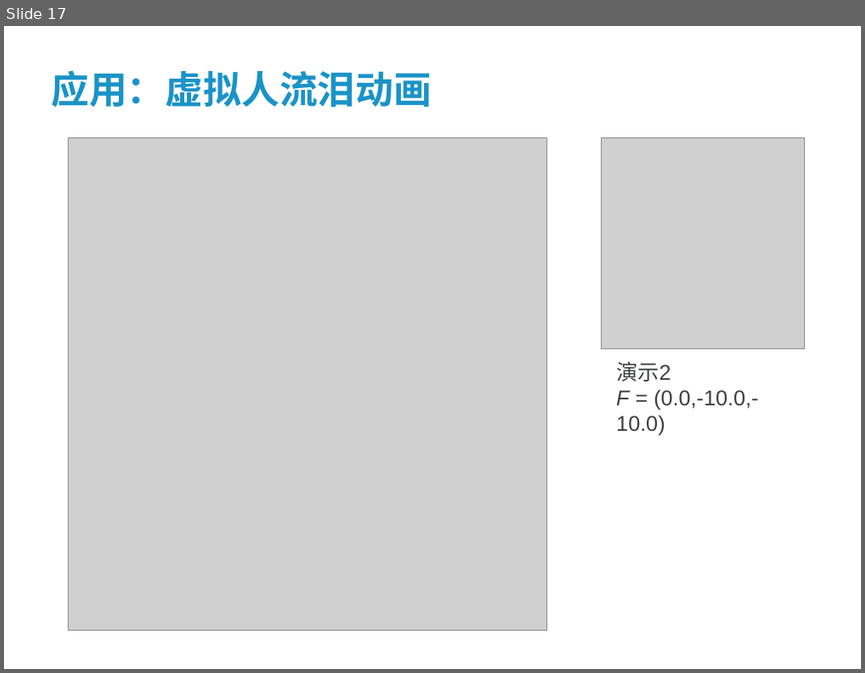
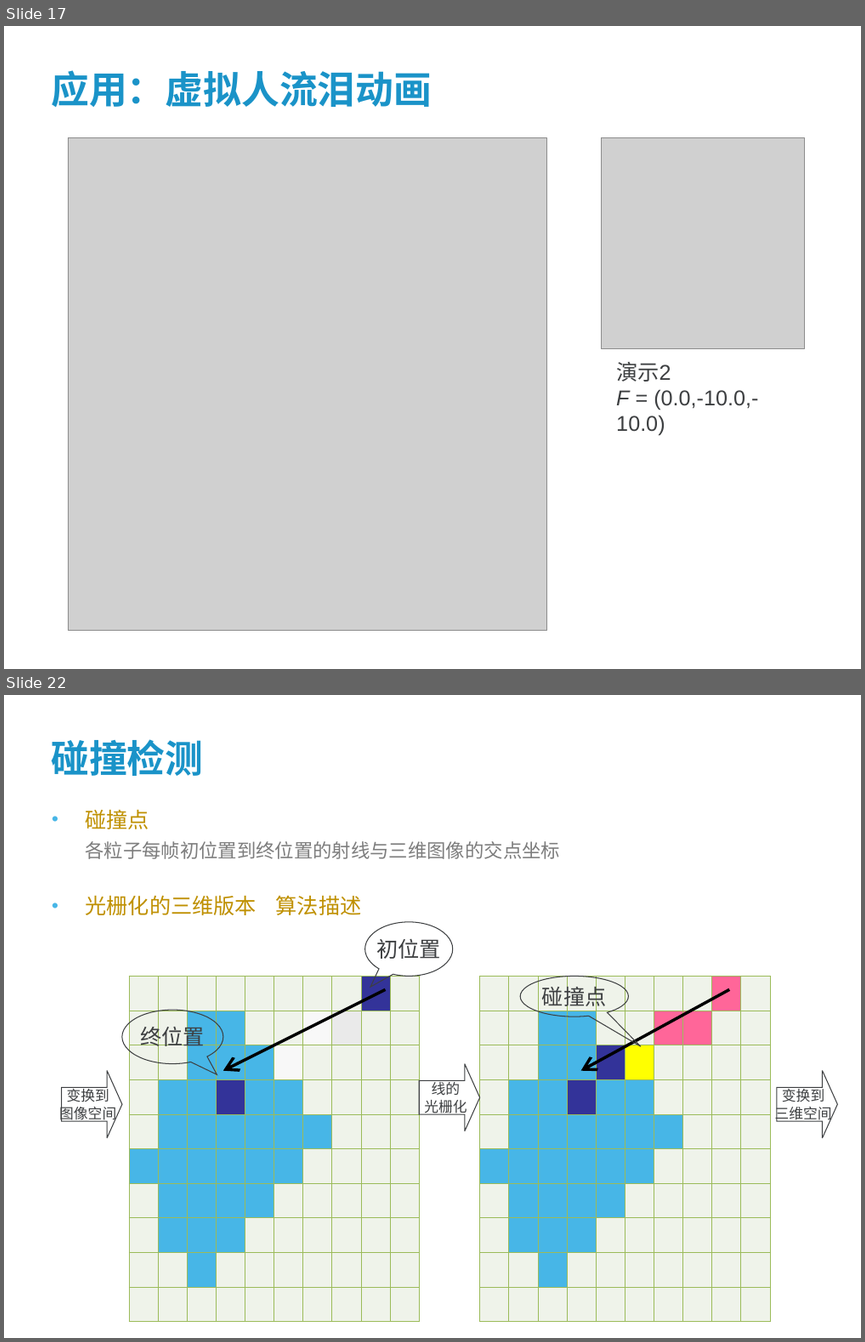
Before and after one commit to wsxmm1153/dissertation, a slide deck: paper/答辩讲稿.ppt. Shown one above the other, each under a label of ours: slide 17 before the commit, slides 17 and 22 after it; the slides between them are not shown. The pictures are 865x673 and 865x1342 pixels, drawn with LibreOffice and Linux fonts; fonts in the diff are those of the drawing; grey boxes stand for pictures; background and template pictures are left out. Boxes give left, top, right and bottom in pixels: in the first picture for what was removed or moved away, otherwise in the second. Text is boxed around its words. In the diff, an @@ line names an element or a change of style, - is before the commit and + after.

```diff
--- a/paper/答辩讲稿.ppt
+++ b/paper/答辩讲稿.ppt
@@ slide 22 added at (4,695,861,1338), background #FFFFFF @@
@@ title added at (51,739,203,776), 32 pt, text #1A93C8, bold @@
+碰撞检测
@@ text added at (85,809,560,915), 16 pt, text #7D7D7D @@
+• 碰撞点
+    各粒子每帧初位置到终位置的射线与三维图像的交点坐标
+• 光栅化的三维版本 算法描述
@@ speech bubble added at (364,922,452,976), outline #3D3F41 0.74 pt, 18 pt, text #3D3F41 @@
+初位置
@@ table added at (129,976,420,1266), 10 rows, 10 columns @@
+ |  |  |  |  |  |  |  |  | 
+ |  |  |  |  |  |  |  |  | 
+ |  |  |  |  |  |  |  |  | 
+ |  |  |  |  |  |  |  |  | 
+ |  |  |  |  |  |  |  |  | 
+ |  |  |  |  |  |  |  |  | 
+ |  |  |  |  |  |  |  |  | 
+ |  |  |  |  |  |  |  |  | 
+ |  |  |  |  |  |  |  |  | 
+ |  |  |  |  |  |  |  |  | 
@@ arrow added from (386, 990) to (223, 1071), #000000 2.49 pt @@
@@ table added at (479,976,771,1266), 10 rows, 10 columns @@
+ |  |  |  |  |  |  |  |  | 
+ |  |  |  |  |  |  |  |  | 
+ |  |  |  |  |  |  |  |  | 
+ |  |  |  |  |  |  |  |  | 
+ |  |  |  |  |  |  |  |  | 
+ |  |  |  |  |  |  |  |  | 
+ |  |  |  |  |  |  |  |  | 
+ |  |  |  |  |  |  |  |  | 
+ |  |  |  |  |  |  |  |  | 
+ |  |  |  |  |  |  |  |  | 
@@ speech bubble added at (520,976,628,1016), outline #3D3F41 0.74 pt, 18 pt, text #3D3F41 @@
+碰撞点
@@ arrow added from (729, 990) to (580, 1071), #000000 2.49 pt @@
@@ speech bubble added at (122,1009,223,1063), outline #3D3F41 0.74 pt, 18 pt, text #3D3F41 @@
+终位置
@@ right arrow added at (62,1071,122,1138), outline #3D3F41 0.74 pt, 12 pt, text #3D3F41 @@
+变换到
+图像空间
@@ right arrow added at (419,1063,479,1131), outline #3D3F41 0.74 pt, 12 pt, text #3D3F41 @@
+线的
+光栅化
@@ right arrow added at (777,1071,838,1138), outline #3D3F41 0.74 pt, 12 pt, text #3D3F41 @@
+变换到
+三维空间
```
Also in this commit, not shown: 9 slides changed, 17 other slides added, 1 slide removed, 2 other files.
